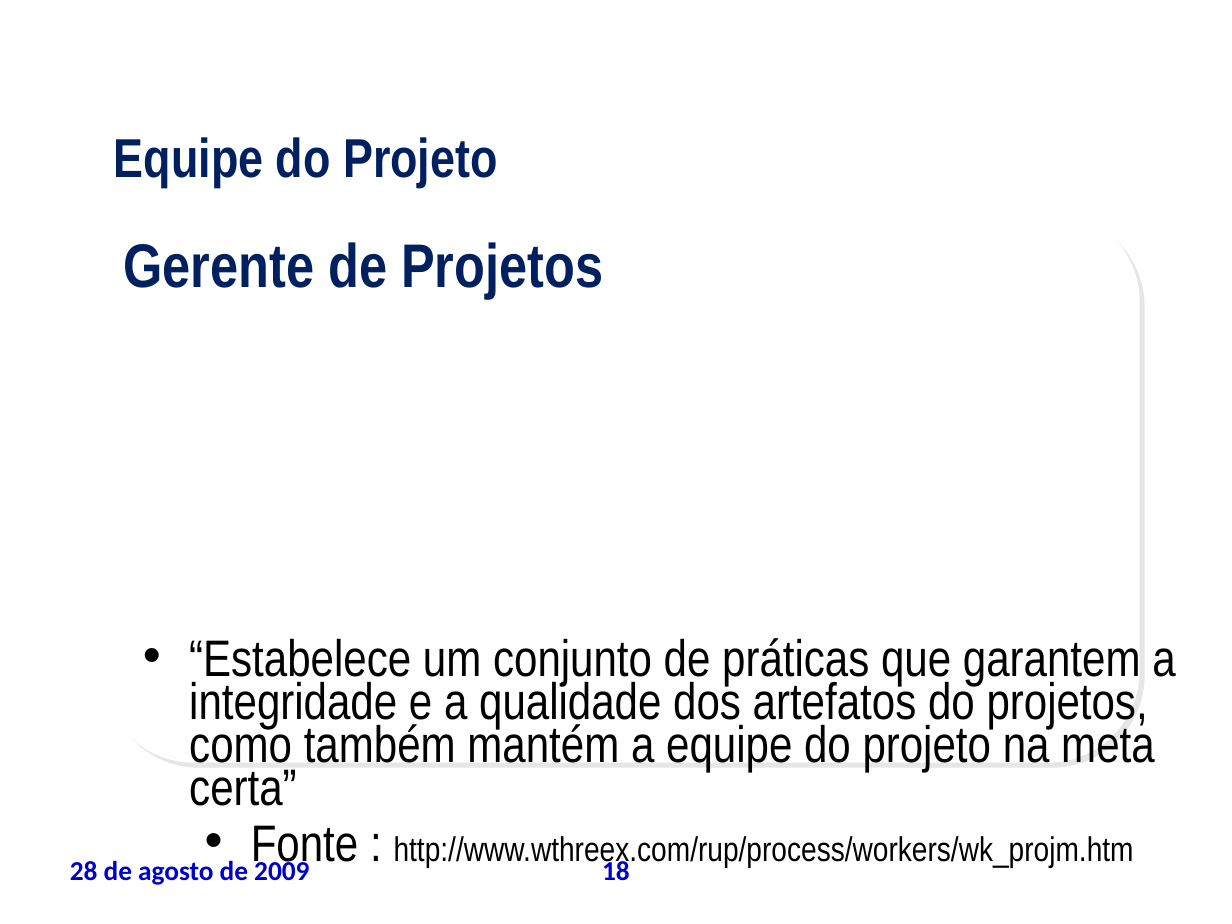
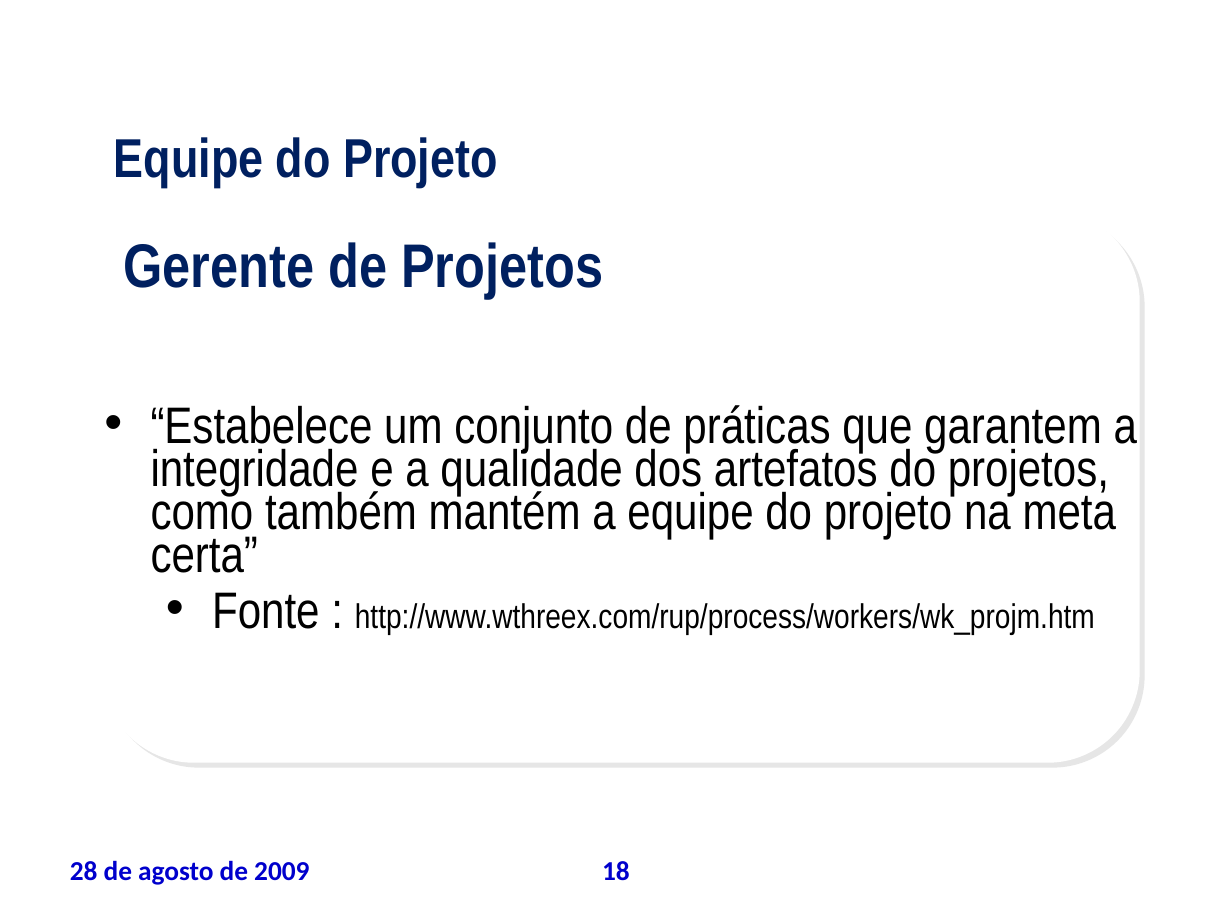
Before and after one commit to leoevaristo/psa20092, a slide deck: slide 18 of ARTEFATOS/TAP_apresentacao.ppt. Drawn at 1232x924 pixels with LibreOffice and Linux fonts; fonts in the diff are those of the drawing; background and template pictures are left out. Boxes give left, top, right and bottom in pixels: in the first picture for what was removed or moved away, otherwise in the second. Text is boxed around its words. In the diff, an @@ line names an element or a change of style, - is before the commit and + after.

```diff
--- a/ARTEFATOS/TAP_apresentacao.ppt
+++ b/ARTEFATOS/TAP_apresentacao.ppt
@@ text "“Estabelece um conjunto de práticas ..." rewrapped from <box>189,638,1175,872</box> to <box>151,405,1137,635</box> @@
```
Also in this commit, not shown: 9 other slides changed.
